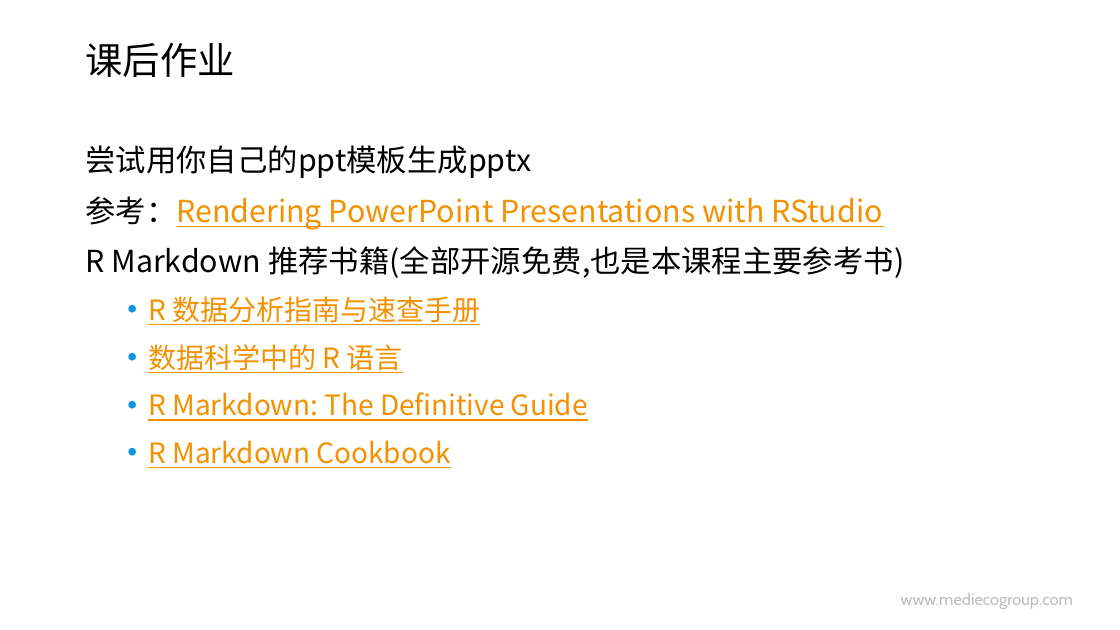
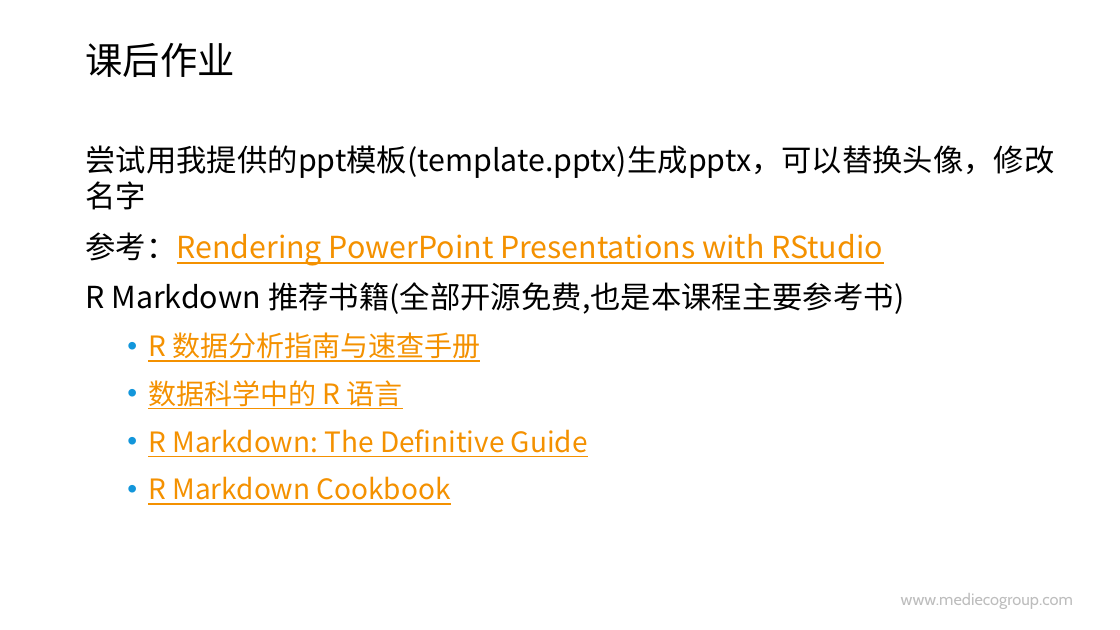
Before and after one commit to hao203/rmd_china, a slide deck: slide 22 of slides/00.Introduction/00-Intro.pptx. Drawn at 1120x630 pixels with LibreOffice and Linux fonts; fonts in the diff are those of the drawing; background and template pictures are left out. Boxes give left, top, right and bottom in pixels: in the first picture for what was removed or moved away, otherwise in the second. Text is boxed around its words. In the diff, an @@ line names an element or a change of style, - is before the commit and + after.

```diff
--- a/slides/00.Introduction/00-Intro.pptx
+++ b/slides/00.Introduction/00-Intro.pptx
@@ text at (85, 145, 1054, 210): text changed @@
-尝试用你自己的ppt模板生成pptx
+尝试用我提供的ppt模板(template.pptx)生成pptx，可以替换头像，修改名字
```
Also in this commit, not shown: 10 other files.
